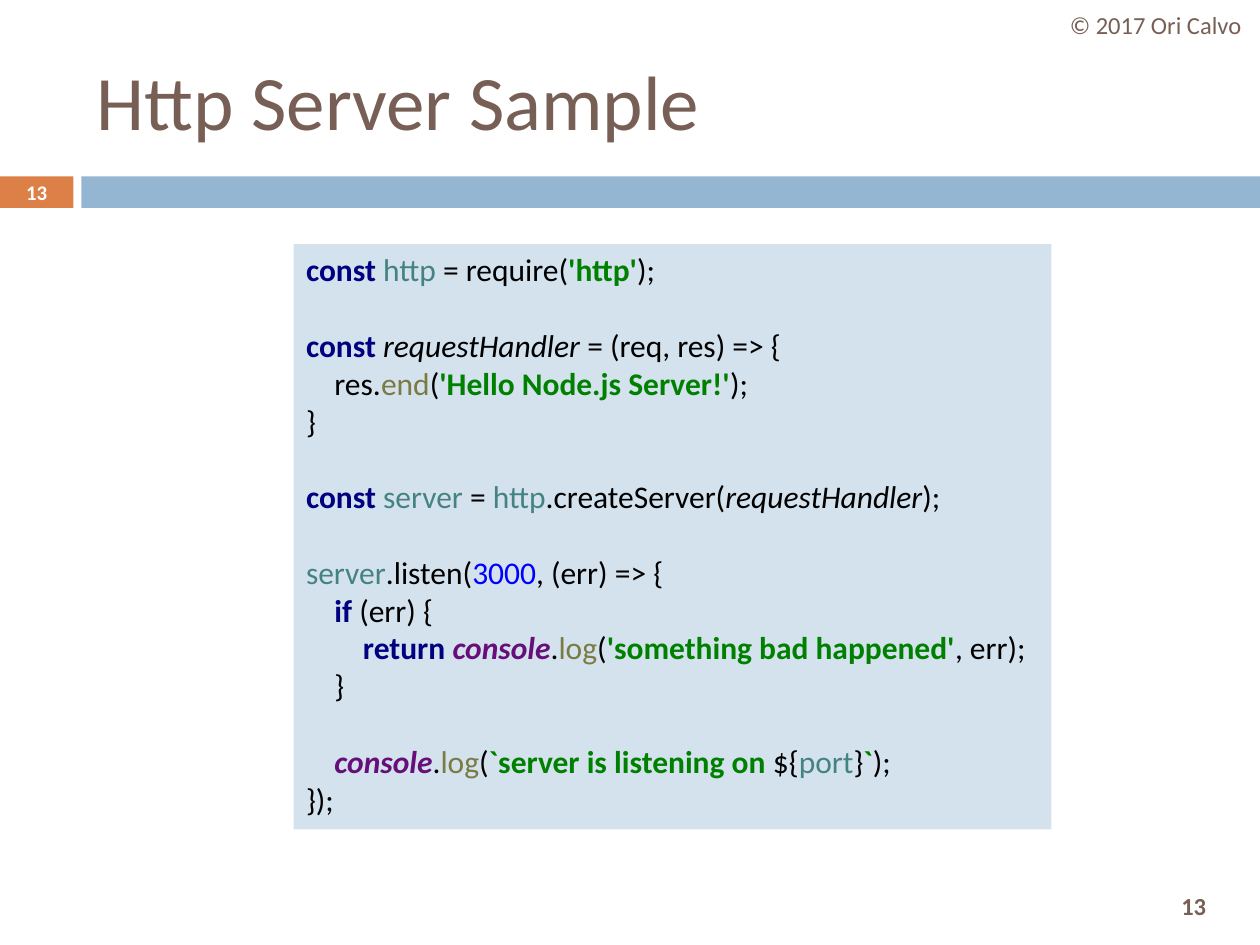
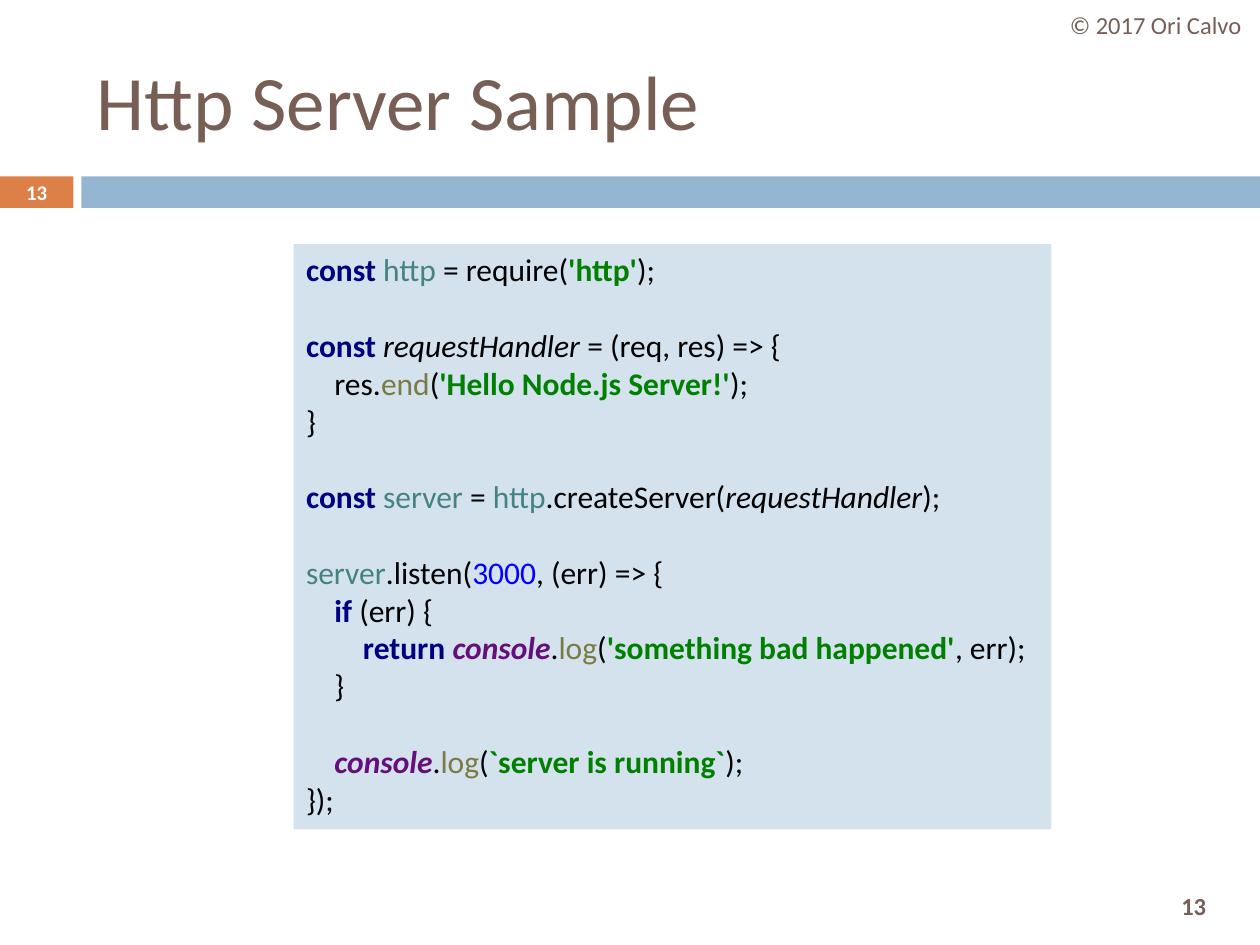
Before and after one commit to oricalvo/course-nodejs, a slide deck: slide 13 of PPTs/03 Introducing NodeJS.pptx. Drawn at 1260x945 pixels with LibreOffice and Linux fonts; fonts in the diff are those of the drawing. Boxes give left, top, right and bottom in pixels: in the first picture for what was removed or moved away, otherwise in the second. Text is boxed around its words. In the diff, an @@ line names an element or a change of style, - is before the commit and + after.

```diff
--- a/PPTs/03 Introducing NodeJS.pptx
+++ b/PPTs/03 Introducing NodeJS.pptx
@@ text in rectangle at box(306, 258, 1026, 779): text changed @@
-const http = require('http');
-const requestHandler = (req, res) => {
-res.end('Hello Node.js Server!');
-}
-const server = http.createServer(requestHandler);
-server.listen(3000, (err) => {
-if (err) {
-return console.log('something bad happened', err);
-}
-console.log(`server is listening on ${port}`);
-});
+const http = require('http');
+const requestHandler = (req, res) => {
+res.end('Hello Node.js Server!');
+}
+const server = http.createServer(requestHandler);
+server.listen(3000, (err) => {
+if (err) {
+return console.log('something bad happened', err);
+}
+console.log(`server is running`);
+});
```
Also in this commit, not shown: 12 other slides changed, 1 slide added, 27 other files.
